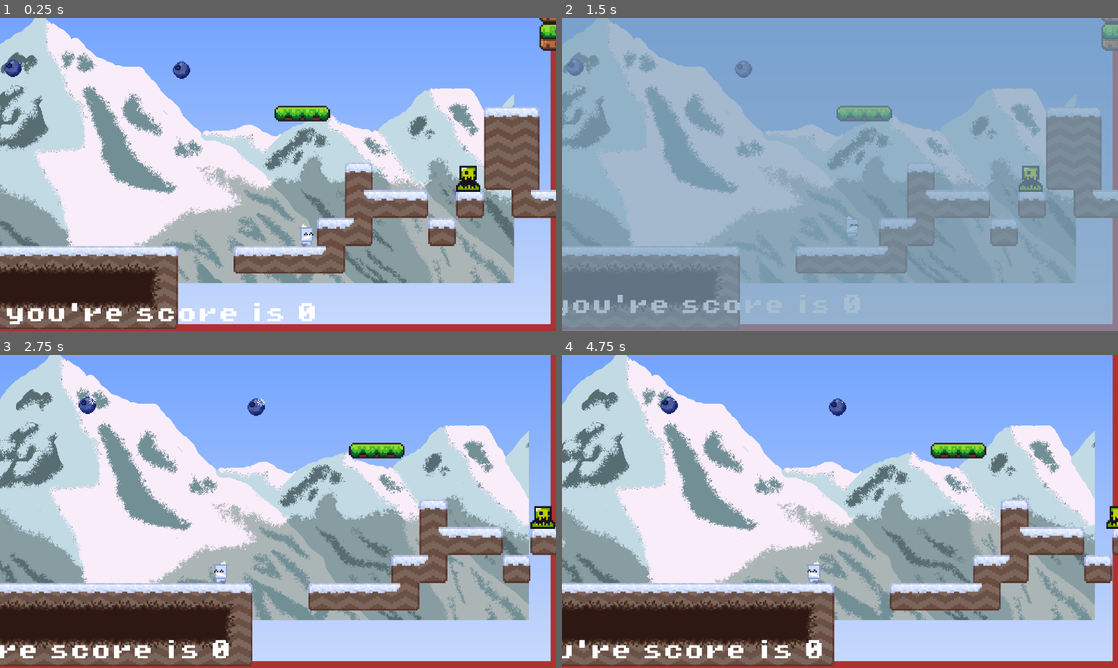
Above: before the commit, frames 1-4 (two rows, left to right).
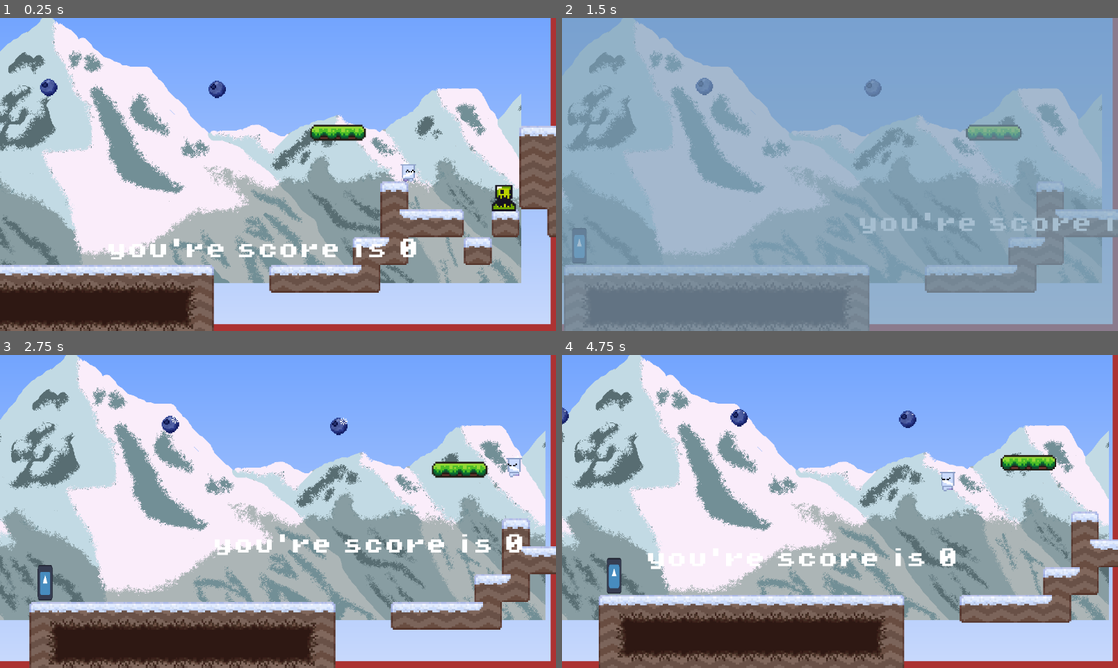
Above: after the commit, the same moments.

Repository: KingKiwiThe3rd/Priff-My-Beloved
Game: Godot game, scene res://scenes/game.tscn
Same seed, same stepped clock (60 frames per second), same inputs: the game is played once before the commit and once after it. The engine's default icon, where the game draws it, is replaced by a stand-in: a white triangle on a blue panel in a dark square.
Inputs:
- Up to frame 1 (0.25 s): no input
- Up to frame 2 (1.5 s): hold Right (Move Right) from 0.53 s (still down); tap Shift (Dash) at 0.6 s; tap Space (Jump) at 0.77, 1.07 s; tap F (time_slow) at 0.8, 1.35 s
- Up to frame 3 (2.75 s): tap Space (Jump) at 1.52, 1.55, 1.82, 2.1 s; release Right (Move Right) at 2.03 s; hold A (Move Left) from 2.03 s (still down); tap Shift (Dash) at 2.3 s
- Up to frame 4 (4.75 s): release A (Move Left) at 2.78 s; hold Right (Move Right) 2.78-4.28 s; tap Shift (Dash) at 2.85, 4.35 s; tap Space (Jump) at 3.02, 3.32, 3.77, 3.8, 4.07, 4.52 s; tap F (time_slow) at 3.05, 3.6 s; hold A (Move Left) from 4.28 s (still down)

The runs differ from the first frame. In frame 1, 36% of the frame differs, in the area x 0-100%, y 0-100%; in frame 2, 30%; in frame 3, 45%; in frame 4, 42%.

Commit message:
camera fix

Diff:
--- a/scenes/game.tscn
+++ b/scenes/game.tscn
@@ -1,5 +1,6 @@
-[gd_scene load_steps=28 format=3 uid="uid://borctkti25q41"]
-
+[gd_scene load_steps=30 format=3 uid="uid://borctkti25q41"]
+
+[ext_resource type="Script" uid="uid://dy8wxd8afqldj" path="res://scenes/room_1.gd" id="1_264po"]
 [ext_resource type="PackedScene" uid="uid://bowmp2irv84q6" path="res://scenes/priff.tscn" id="1_pqc4m"]
 [ext_resource type="Script" uid="uid://cl888tpmf610n" path="res://scripts/priff.gd" id="2_vn441"]
 [ext_resource type="Texture2D" uid="uid://clpx4sr170olx" path="res://assets/sprites/world_tileset.png" id="3_5h83q"]
@@ -18,6 +19,9 @@
 [ext_resource type="Texture2D" uid="uid://kxwblpsnjxsg" path="res://assets/sprites/simple_sky.png" id="16_ca42v"]
 [ext_resource type="Script" uid="uid://boy8sa4ofhfdb" path="res://scripts/parallax_layer_2.gd" id="17_ssvqc"]
 [ext_resource type="Texture2D" uid="uid://dvbnrxdbq5ga7" path="res://assets/sprites/snowy_mountains.png" id="18_ssvqc"]
+
+[sub_resource type="RectangleShape2D" id="RectangleShape2D_1kice"]
+size = Vector2(800, 600)
 
 [sub_resource type="TileSetAtlasSource" id="TileSetAtlasSource_5sh4k"]
 texture = ExtResource("3_i75mv")
@@ -365,6 +369,22 @@
 
 [node name="Game" type="Node2D"]
 
+[node name="room1" type="Area2D" parent="."]
+position = Vector2(-200, 40)
+collision_layer = 2
+collision_mask = 7
+script = ExtResource("1_264po")
+
+[node name="CollisionShape2D" type="CollisionShape2D" parent="room1"]
+shape = SubResource("RectangleShape2D_1kice")
+
+[node name="CameraAnchor1" type="Marker2D" parent="room1"]
+position = Vector2(130, 25)
+scale = Vector2(0.993459, 1)
+
+[node name="CameraAnchor2" type="Marker2D" parent="room1"]
+position = Vector2(-130, 25)
+
 [node name="Priff" parent="." instance=ExtResource("1_pqc4m")]
 z_index = 10
 position = Vector2(53, 91)
@@ -376,13 +396,11 @@
 scale = Vector2(0.4, 0.279999)
 zoom = Vector2(3.6, 3.6)
 limit_bottom = 160
-position_smoothing_enabled = true
 drag_horizontal_enabled = true
 drag_vertical_enabled = true
 drag_top_margin = 0.3
 drag_bottom_margin = 0.3
 script = ExtResource("3_kvuet")
-vertical_offset_ratio = 0.0
 
 [node name="TileMap" type="TileMap" parent="."]
 position = Vector2(-5, 0)
@@ -405,33 +423,43 @@
 
 [node name="coin" parent="coins" instance=ExtResource("5_awnxt")]
 position = Vector2(791, -89)
+collision_mask = 1
 
 [node name="coin2" parent="coins" instance=ExtResource("5_awnxt")]
 position = Vector2(228, 46)
+collision_mask = 1
 
 [node name="coin3" parent="coins" instance=ExtResource("5_awnxt")]
 position = Vector2(689, -22)
+collision_mask = 1
 
 [node name="coin4" parent="coins" instance=ExtResource("5_awnxt")]
 position = Vector2(400, -267)
+collision_mask = 1
 
 [node name="coin5" parent="coins" instance=ExtResource("5_awnxt")]
 position = Vector2(422, -267)
+collision_mask = 1
 
 [node name="coin6" parent="coins" instance=ExtResource("5_awnxt")]
 position = Vector2(385, -247)
+collision_mask = 1
 
 [node name="coin7" parent="coins" instance=ExtResource("5_awnxt")]
 position = Vector2(441, -267)
+collision_mask = 1
 
 [node name="coin8" parent="coins" instance=ExtResource("5_awnxt")]
 position = Vector2(453, -247)
+collision_mask = 1
 
 [node name="coin9" parent="coins" instance=ExtResource("5_awnxt")]
 position = Vector2(453, -234)
+collision_mask = 1
 
 [node name="coin10" parent="coins" instance=ExtResource("5_awnxt")]
 position = Vector2(428, -334)
+collision_mask = 1
 
 [node name="slimes" type="Node" parent="."]
 
--- a/scenes/priff.tscn
+++ b/scenes/priff.tscn
@@ -1,13 +1,31 @@
-[gd_scene load_steps=21 format=3 uid="uid://bowmp2irv84q6"]
+[gd_scene load_steps=27 format=3 uid="uid://bowmp2irv84q6"]
 
 [ext_resource type="Texture2D" uid="uid://dvuwwlppug2po" path="res://assets/sprites/NewPriff_dash.png" id="1_k74yn"]
 [ext_resource type="Texture2D" uid="uid://bq0h6q6b83bo2" path="res://assets/sprites/NewPriff_fall.png" id="2_5rsy8"]
+[ext_resource type="Texture2D" uid="uid://dxrg8fg8tu7bu" path="res://assets/sprites/NewPriff_fallFollowT.png" id="3_52h14"]
 [ext_resource type="Texture2D" uid="uid://dlwtejygskbt7" path="res://assets/sprites/NewPriff_idle.png" id="3_vfhwo"]
 [ext_resource type="Texture2D" uid="uid://b8rc3h5o4oevw" path="res://assets/sprites/NewPriff_jump.png" id="4_52h14"]
 [ext_resource type="Texture2D" uid="uid://dglq3vp8qi671" path="res://assets/sprites/NewPriff_run.png" id="5_5drvw"]
+[ext_resource type="Texture2D" uid="uid://d3s40dpxha18e" path="res://assets/sprites/NewPriff_jumpAntic.png" id="6_5drvw"]
 [ext_resource type="Script" uid="uid://4l2s8w836mhf" path="res://scripts/dash_manager.gd" id="7_qdgp1"]
 [ext_resource type="Script" uid="uid://bi8cd36alxvtx" path="res://scripts/ui_manager.gd" id="8_2i0o8"]
 [ext_resource type="FontFile" uid="uid://chkxvd7018x7h" path="res://assets/fonts/PixelOperator8-Bold.ttf" id="9_posfk"]
+
+[sub_resource type="AtlasTexture" id="AtlasTexture_vfhwo"]
+atlas = ExtResource("3_52h14")
+region = Rect2(0, 0, 16, 16)
+
+[sub_resource type="AtlasTexture" id="AtlasTexture_52h14"]
+atlas = ExtResource("3_52h14")
+region = Rect2(16, 0, 16, 16)
+
+[sub_resource type="AtlasTexture" id="AtlasTexture_5drvw"]
+atlas = ExtResource("3_52h14")
+region = Rect2(32, 0, 16, 16)
+
+[sub_resource type="AtlasTexture" id="AtlasTexture_dwmkg"]
+atlas = ExtResource("3_52h14")
+region = Rect2(48, 0, 16, 16)
 
 [sub_resource type="AtlasTexture" id="AtlasTexture_vu2oc"]
 atlas = ExtResource("3_vfhwo")
@@ -69,6 +87,23 @@
 }, {
 "frames": [{
 "duration": 1.0,
+"texture": SubResource("AtlasTexture_vfhwo")
+}, {
+"duration": 1.0,
+"texture": SubResource("AtlasTexture_52h14")
+}, {
+"duration": 1.0,
+"texture": SubResource("AtlasTexture_5drvw")
+}, {
+"duration": 1.0,
+"texture": SubResource("AtlasTexture_dwmkg")
+}],
+"loop": true,
+"name": &"fallingFollowThrough",
+"speed": 20.0
+}, {
+"frames": [{
+"duration": 1.0,
 "texture": SubResource("AtlasTexture_vu2oc")
 }, {
 "duration": 1.0,
@@ -84,6 +119,14 @@
 }],
 "loop": false,
 "name": &"jump",
+"speed": 5.0
+}, {
+"frames": [{
+"duration": 1.0,
+"texture": ExtResource("6_5drvw")
+}],
+"loop": true,
+"name": &"jumpAnticipation",
 "speed": 5.0
 }, {
 "frames": [{
@@ -126,8 +169,9 @@
 position = Vector2(0, -8)
 scale = Vector2(0.5, 0.525)
 sprite_frames = SubResource("SpriteFrames_koho6")
-animation = &"run"
+animation = &"fallingFollowThrough"
 autoplay = "idle"
+frame_progress = 0.0611911
 
 [node name="CollisionShape2D" type="CollisionShape2D" parent="."]
 position = Vector2(0, -7.5)
--- /dev/null
+++ b/scenes/room_1.gd
@@ -0,0 +1,73 @@
+extends Area2D
+
+@export var camera_bounds: Rect2
+@onready var collision_shape = $CollisionShape2D
+var camera_anchors: Array[Node] = []
+var current_anchor: Node = null
+var player: Node = null
+const ANCHOR_SWITCH_THRESHOLD: float = 100.0
+
+func _ready():
+	add_to_group("room")
+	body_entered.connect(_on_body_entered)
+	body_exited.connect(_on_body_exited)
+	for child in get_children():
+		if child is Marker2D and "CameraAnchor" in child.name:
+			camera_anchors.append(child)
+			print("Found anchor: ", child.name, " at global: ", child.global_position)
+
+	# Calculate bounds based on collision shape
+	if collision_shape.shape is RectangleShape2D:
+		var shape = collision_shape.shape as RectangleShape2D
+		var size = shape.extents * 2
+		camera_bounds = Rect2(global_position - shape.extents, size)
+		print("Room bounds: ", camera_bounds, " at global_position: ", global_position)
+
+	# Check for player on start
+	for body in get_overlapping_bodies():
+		if body.is_in_group("player"):
+			player = body
+			set_physics_process(true)
+			update_camera_anchor(true)
+
+func _on_body_entered(body: Node):
+	if body.is_in_group("player"):
+		player = body
+		set_physics_process(true)
+		update_camera_anchor(true)
+
+func _on_body_exited(body: Node):
+	if body.is_in_group("player"):
+		player = null
+		set_physics_process(false)
+
+func _physics_process(delta):
+	if player:
+		update_camera_anchor()
+
+func update_camera_anchor(force_initial: bool = false):  # Changed from level_initial to force_initial
+	if camera_anchors.is_empty():
+		print("No camera anchors found in room: ", name)
+		return
+	var player_pos = player.global_position
+	var closest_anchor = camera_anchors[0]
+	var min_distance = player_pos.distance_to(closest_anchor.global_position)
+	for anchor in camera_anchors:
+		var distance = player_pos.distance_to(anchor.global_position)
+		if distance < min_distance:
+			min_distance = distance
+			closest_anchor = anchor
+	if force_initial or (closest_anchor != current_anchor and min_distance < ANCHOR_SWITCH_THRESHOLD):
+		current_anchor = closest_anchor
+		var camera = player.get_node("Camera2D")
+		if camera and camera.has_method("transition_to_room"):
+			camera.transition_to_room(closest_anchor.global_position, camera_bounds)
+		else:
+			print("Error: Camera not found or missing transition_to_room method")
+
+func check_player_inside():
+	for body in get_overlapping_bodies():
+		if body.is_in_group("player"):
+			player = body
+			set_physics_process(true)
+			update_camera_anchor(true)
--- a/scripts/camera_2d.gd
+++ b/scripts/camera_2d.gd
@@ -1,41 +1,89 @@
+#extends Camera2D
+#
+#@export var target_path: NodePath = NodePath("Priff")
+#@export var deadzone_size: Vector2 = Vector2(200, 150)
+#@export var smooth_speed: float = 5.0
+#@export var vertical_offset_ratio: float = 0.3  # 30% of screen height
+#
+#var target: Node2D
+#
+#func _ready():
+	#make_current()
+	#target = get_node_or_null(target_path)
+#
+#func _process(delta):
+	#if not target:
+		#return
+#
+	## 1) Compute Priff's target position with a vertical offset
+	#var viewport_h = get_viewport_rect().size.y
+	#var y_offset = viewport_h * vertical_offset_ratio
+	#var target_pos = target.global_position - Vector2(0, y_offset)
+#
+	## 2) How far that is from the camera center
+	#var cam_pos = global_position
+	#var diff = target_pos - cam_pos
+#
+	## 3) Only move outside the deadzone
+	#var dz = deadzone_size * 0.5
+	#var move = Vector2.ZERO
+	#if diff.x > dz.x:
+		#move.x = diff.x - dz.x
+	#elif diff.x < -dz.x:
+		#move.x = diff.x + dz.x
+	#if diff.y > dz.y:
+		#move.y = diff.y - dz.y
+	#elif diff.y < -dz.y:
+		#move.y = diff.y + dz.y
+#
+	## 4) Smoothly nudge the camera
+	#var desired = cam_pos + move
+	#global_position = cam_pos.linear_interpolate(desired, smooth_speed * delta)
+
+
+
+
+
+
 extends Camera2D
 
-@export var target_path: NodePath = NodePath("Priff")
-@export var deadzone_size: Vector2 = Vector2(200, 150)
-@export var smooth_speed: float = 5.0
-@export var vertical_offset_ratio: float = 0.3  # 30% of screen height
-
-var target: Node2D
+var target_position: Vector2 = Vector2.ZERO
+var transitioning: bool = false
+var player: Node = null
 
 func _ready():
-	make_current()
-	target = get_node_or_null(target_path)
+	player = get_parent()  # Assume player is the parent
+	target_position = global_position
+	global_position = global_position.round()
+	print("Camera initialized at: ", global_position, " zoom: ", zoom, " parent: ", player.name)
 
-func _process(delta):
-	if not target:
+func _physics_process(delta):
+	# Keep camera locked to target_position (anchor) without following player
+	global_position = global_position.lerp(target_position, 10.0 * delta).round()
+	# Ensure pixel-perfect rendering
+	global_position = global_position.round()
+
+func transition_to_room(new_anchor: Vector2, bounds: Rect2, duration: float = 0.3):
+	if transitioning:
+		print("Camera transition skipped: already transitioning")
 		return
+	transitioning = true
+	print("Camera transitioning to: ", new_anchor, " from: ", global_position)
 
-	# 1) Compute Priff's target position with a vertical offset
-	var viewport_h = get_viewport_rect().size.y
-	var y_offset = viewport_h * vertical_offset_ratio
-	var target_pos = target.global_position - Vector2(0, y_offset)
+	# Set camera limits
+	limit_left = bounds.position.x
+	limit_right = bounds.position.x + bounds.size.x
+	limit_top = bounds.position.y
+	limit_bottom = bounds.position.y + bounds.size.y
+	print("Camera limits set: left=", limit_left, " right=", limit_right, " top=", limit_top, " bottom=", limit_bottom)
 
-	# 2) How far that is from the camera center
-	var cam_pos = global_position
-	var diff = target_pos - cam_pos
+	# Tween to new anchor (player physics remains enabled for control)
+	var tween = create_tween()
+	tween.tween_property(self, "target_position", new_anchor, duration).set_trans(Tween.TRANS_CUBIC).set_ease(Tween.EASE_IN_OUT)
+	tween.tween_callback(_on_transition_complete)
 
-	# 3) Only move outside the deadzone
-	var dz = deadzone_size * 0.5
-	var move = Vector2.ZERO
-	if diff.x > dz.x:
-		move.x = diff.x - dz.x
-	elif diff.x < -dz.x:
-		move.x = diff.x + dz.x
-	if diff.y > dz.y:
-		move.y = diff.y - dz.y
-	elif diff.y < -dz.y:
-		move.y = diff.y + dz.y
-
-	# 4) Smoothly nudge the camera
-	var desired = cam_pos + move
-	global_position = cam_pos.linear_interpolate(desired, smooth_speed * delta)
+func _on_transition_complete():
+	transitioning = false
+	target_position = target_position.round()
+	global_position = target_position
+	print("Camera transition complete to: ", target_position)
--- a/scripts/kill_zone.gd
+++ b/scripts/kill_zone.gd
@@ -15,7 +15,7 @@
 
 
 func _on_body_entered(body: Node2D) -> void:
-	print("you died")
+	print("you died from killzone")
 	Engine.time_scale = 0.25  # Slow down the game time during death
 	body.get_node("CollisionShape2D").queue_free()  # Free the collider if needed
 	timer.start()  # Start any timer for respawn or other purposes
--- a/scripts/priff.gd
+++ b/scripts/priff.gd
@@ -1,56 +1,64 @@
-# Player Script (CharacterBody2D)
 extends CharacterBody2D
 
 @onready var animated_sprite_2d: AnimatedSprite2D = $AnimatedSprite2D
-@onready var dash_manager = $DashManager  # Reference the DashManager
+@onready var dash_manager = $DashManager
 @onready var TSlow_overlay = get_node("../CanvasLayer/TSlowOverlay")
 var spawn_point : Vector2
 
-var JUMP_AMOUNT = 2  # Number of jumps allowed (reset on ground)
+var is_preparing_jump = false
+var is_landing = false
+var jump_prepare_timer = 0.0
+const JUMP_PREPARE_DURATION = 0.05
+const LAND_DURATION = 0.2
+
+var landing_timer = 0.0
+
+var JUMP_AMOUNT = 2
 const JUMP_VELOCITY = -175.0
 const JUMP_CUT_MULTIPLIER = 0.3
 const GRAVITY = 400.0
 const MAX_FALL_SPEED = 700.0
 
-# Movement Variables
 const MAX_SPEED = 80.0
 const ACCELERATION = 300.0
 const DECELERATION = 400.0
 const AIR_CONTROL = 200.0
 
-# Coyote Time Variables
 const COYOTE_TIME = 0.1
 var coyote_timer = 0.0
 var was_on_floor = false
 
 var is_slow_motion = false
 var slow_motion_duration = 1.0
-var slow_motion_scale = 0.3  # Slower = lower value (0.3 = 30% normal speed)
+var slow_motion_scale = 0.3
 var slow_motion_timer := 0.0
 
 enum PlayerState { NORMAL, WALL_SLIDE }
 var state = PlayerState.NORMAL
 
 const WALL_SLIDE_SPEED = 30.0
-const WALL_HANG_DURATION = 2.0   # total budget in seconds
-const WALL_JUMP_X      = 100.0
-const WALL_JUMP_Y      = - 140.0
+const WALL_HANG_DURATION = 2.0
+const WALL_JUMP_X = 100.0
+const WALL_JUMP_Y = -140.0
 
 var wall_dir = 0
 var wall_hang_timer = WALL_HANG_DURATION
+
 func _ready():
-	dash_manager.player = self  # Link Priff to DashManager
-
-	# If there is a saved checkpoint, spawn at it
-	if GameManager.checkpoint_position != Vector2.ZERO:
-		global_position = GameManager.checkpoint_position
-		spawn_point = GameManager.checkpoint_position
+	add_to_group("player")
+	# Force reset checkpoint if invalid
+	if GameManager.checkpoint_position == Vector2.ZERO:
+		GameManager.checkpoint_position = Vector2(91, 53)
+	print("GameManager.checkpoint_position: ", GameManager.checkpoint_position)
+	global_position = GameManager.checkpoint_position
+	spawn_point = GameManager.checkpoint_position
+	global_position = global_position.round()
+	print("Player initialized at: ", global_position, " in group 'player': ", is_in_group("player"))
+	dash_manager.player = self
 
 func _physics_process(delta: float) -> void:
-	# 1) Read input_dir *once*, at the top
 	var input_dir = Input.get_axis("Move Left", "Move Right")
 
-	# 2) Your existing floor‐reset logic…
 	if is_on_floor():
 		state = PlayerState.NORMAL
 		wall_hang_timer = WALL_HANG_DURATION
@@ -61,59 +69,85 @@
 	elif coyote_timer > 0:
 		coyote_timer -= delta
 
-# — Wall-slide state machine —
 	if state == PlayerState.NORMAL:
-	# Try to enter wall-slide if you still have time
-		if not is_on_floor() and is_on_wall() and input_dir != 0 and wall_hang_timer > 0:
-			state      = PlayerState.WALL_SLIDE
+		if not is_on_floor() and is_on_wall_only() and input_dir != 0 and wall_hang_timer > 0:
+			state = PlayerState.WALL_SLIDE
 			wall_dir = 1 if input_dir > 0 else -1
-			dash_manager.reset_dash()    # give back your dash once
+			dash_manager.reset_dash()
 	elif state == PlayerState.WALL_SLIDE:
-		# Exit if you land, leave the wall, release input, or run out of time
-		if is_on_floor() or not is_on_wall() or input_dir == 0 or wall_hang_timer <= 0:
+		if is_on_floor() or not is_on_wall_only() or input_dir == 0 or wall_hang_timer <= 0:
 			state = PlayerState.NORMAL
 		else:
-			# Consume your hang budget
 			wall_hang_timer -= delta
-			# Clamp to a slow slide
 			velocity.y = WALL_SLIDE_SPEED
 			velocity.x = 0
-			# Wall jump
 			if Input.is_action_just_pressed("Jump"):
 				velocity.x = -wall_dir * WALL_JUMP_X
 				velocity.y = WALL_JUMP_Y
 				state = PlayerState.NORMAL
+				is_landing = false
+				landing_timer = 0.0
+			animated_sprite_2d.play("wall_slide")
 			move_and_slide()
-			return   # skip all other physics while sliding
+			return
 
-	# Jumping
-	if Input.is_action_just_pressed("Jump") and (is_on_floor() or JUMP_AMOUNT > 0 or coyote_timer > 0):
-		velocity.y = JUMP_VELOCITY
-		JUMP_AMOUNT -= 1  # Use a jump
-		coyote_timer = 0
+	if Input.is_action_just_pressed("Jump") and (is_on_floor() or JUMP_AMOUNT > 0 or coyote_timer > 0) and not dash_manager.is_dashing and not is_preparing_jump:
+		is_preparing_jump = true
+		jump_prepare_timer = JUMP_PREPARE_DURATION
+		animated_sprite_2d.play("jumpAnticipation")
+		is_landing = false
+		landing_timer = 0.0
 
-	if Input.is_action_just_released("Jump") and velocity.y < 0:
+	if is_preparing_jump:
+		jump_prepare_timer -= delta
+		if jump_prepare_timer <= 0:
+			is_preparing_jump = false
+			if (is_on_floor() or JUMP_AMOUNT > 0 or coyote_timer > 0) and not dash_manager.is_dashing:
+				velocity.y = JUMP_VELOCITY
+				JUMP_AMOUNT -= 1
+				coyote_timer = 0
+
+	var just_landed = is_on_floor() and not was_on_floor and velocity.y >= 0
+	if just_landed and not dash_manager.is_dashing and not is_preparing_jump:
+		is_landing = true
+		landing_timer = LAND_DURATION
+		animated_sprite_2d.play("fallingFollowThrough")
+
+	if is_landing:
+		landing_timer -= delta
+		if landing_timer <= 0:
+			is_landing = false
+
+	if not is_on_floor() and is_landing:
+		is_landing = false
+		landing_timer = 0.0
+
+	was_on_floor = is_on_floor()
+
+	if Input.is_action_just_released("Jump") and velocity.y < 0 and not dash_manager.is_dashing:
 		velocity.y *= JUMP_CUT_MULTIPLIER
 
-	# Handle Dashing
 	if Input.is_action_just_pressed("Dash"):
 		dash_manager.try_dash()
 
-	# Apply Gravity
 	if not dash_manager.is_dashing:
 		velocity.y += GRAVITY * delta
 		velocity.y = min(velocity.y, MAX_FALL_SPEED)
 
-	# Movement
 	var direction := Input.get_axis("Move Left", "Move Right")
 	if not dash_manager.is_dashing:
 		var current_accel = ACCELERATION if is_on_floor() else AIR_CONTROL
 		velocity.x = move_toward(velocity.x, direction * MAX_SPEED, current_accel * delta)
 		animated_sprite_2d.flip_h = direction < 0 if direction != 0 else animated_sprite_2d.flip_h
 
-	# Play Animations
 	if dash_manager.is_dashing:
 		animated_sprite_2d.play("dash")
+	elif is_preparing_jump:
+		pass
+	elif state == PlayerState.WALL_SLIDE:
+		animated_sprite_2d.play("wall_slide")
+	elif is_landing:
+		animated_sprite_2d.play("fallingFollowThrough")
 	elif is_on_floor():
 		if direction == 0:
 			animated_sprite_2d.play("idle")
@@ -126,6 +160,8 @@
 			animated_sprite_2d.play("falling")
 
 	move_and_slide()
+	# Ensure pixel-perfect position after movement
+	global_position = global_position.round()
 
 func set_spawn_point(new_spawn_point: Vector2):
 	print("Priff has gotten the coin")
@@ -134,6 +170,12 @@
 func die_and_respawn():
 	global_position = spawn_point
 	velocity = Vector2.ZERO
+	global_position = global_position.round()
+	print("Player respawned at: ", global_position)
+	var areas = get_tree().get_nodes_in_group("room")
+	for area in areas:
+		if area is Area2D and area.has_method("check_player_inside"):
+			area.check_player_inside()
 
 func _process(delta):
 	if Input.is_action_just_pressed("time_slow") and not is_slow_motion:
@@ -148,9 +190,9 @@
 	Engine.time_scale = slow_motion_scale
 	slow_motion_timer = slow_motion_duration
 	is_slow_motion = true
-	TSlow_overlay.visible=true
+	TSlow_overlay.visible = true
 
 func stop_slow_motion():
 	Engine.time_scale = 1.0
 	is_slow_motion = false
-	TSlow_overlay.visible=false
+	TSlow_overlay.visible = false
Binary file changed: assets/sprites/NewPriff_fallFollowT.png
Not shown: 1 places in scenes/area_2d.tscn that only renumber resources
Not shown: 1 places in scenes/coin.tscn that only renumber resources
Not shown, added: scenes/room_1.gd.uid
